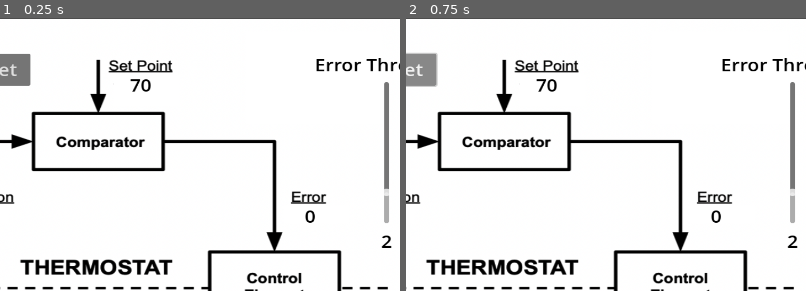
Above: before the commit, frames 1-2 (left to right).
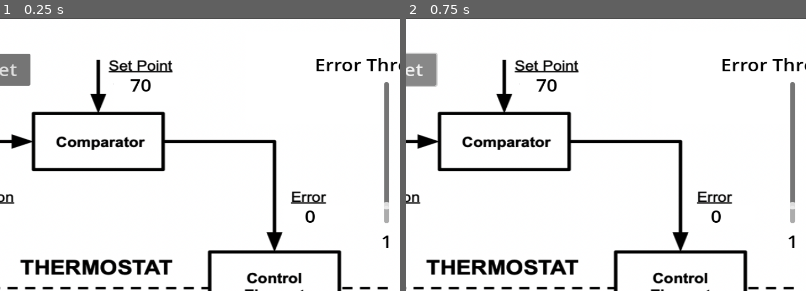
Above: after the commit, the same moments.

Repository: speery/mitw-thermostat-1
Game: Godot game, scene res://main.tscn
The game is run twice, just before and just after one commit, with the same random seed, the same clock (stepped at 60 frames per second) and the same inputs.
Inputs:
- Up to frame 1 (0.25 s): no input
- Up to frame 2 (0.75 s): click "Reset" at 0.5 s
The pictures show only the part of the screen within x 38-88%, y 0-50%; the shares and areas given below are measured in that part.

The runs differ from the first frame. In frame 1, 0.2% of the frame differs, in the area x 95-98%, y 62-85%; in frame 2, 0.2%.

Commit message:
Changes default error threshold from 2 to 1.

Diff:
--- a/main.gd
+++ b/main.gd
@@ -4,7 +4,7 @@
 const FURNACE_STATE_ON = "On"
 
 var thermostat_value: int = 70
-var error_threshold: int = 2
+var error_threshold: int = 1
 var error_value: int = 0
 var furnace_temp_value: int = 70
 var furnace_max_value: int = 180
@@ -150,7 +150,7 @@
 # Util Methods
 func reset_vars() -> void:
 	thermostat_value = 70
-	error_threshold = 2
+	error_threshold = 1
 	error_value = 0
 	furnace_temp_value = 70
 	furnace_max_value = 180
--- a/main.tscn
+++ b/main.tscn
@@ -81,7 +81,7 @@
 offset_right = 504.031
 offset_bottom = -151.71
 max_value = 10.0
-value = 2.0
+value = 1.0
 
 [node name="ErrorThresholdLabel" type="Label" parent="Bkgnd"]
 offset_left = 361.594
@@ -96,7 +96,7 @@
 offset_top = -140.673
 offset_right = 510.065
 offset_bottom = -95.6729
-text = "2"
+text = "1"
 label_settings = ExtResource("3_1bvp3")
 horizontal_alignment = 1
 
